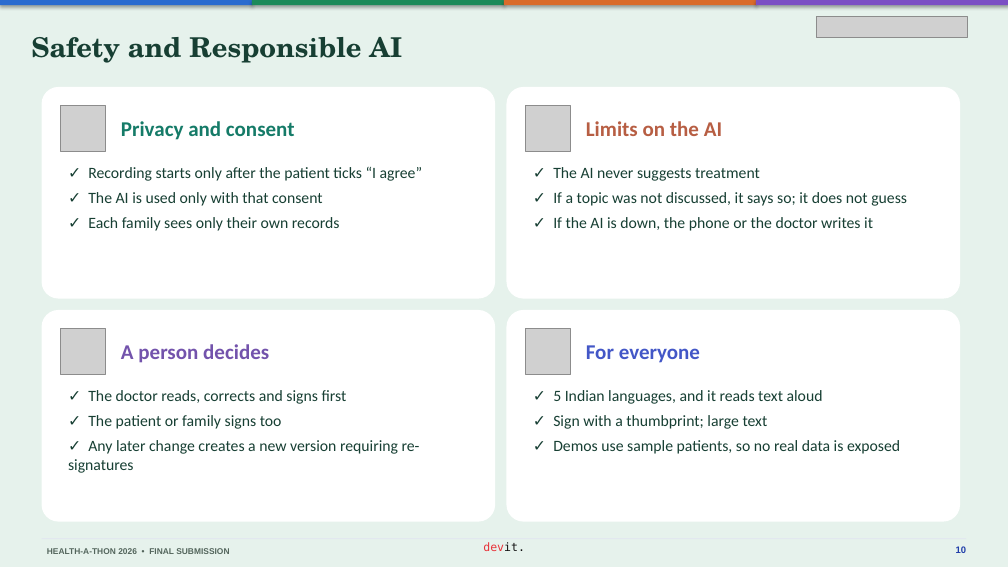
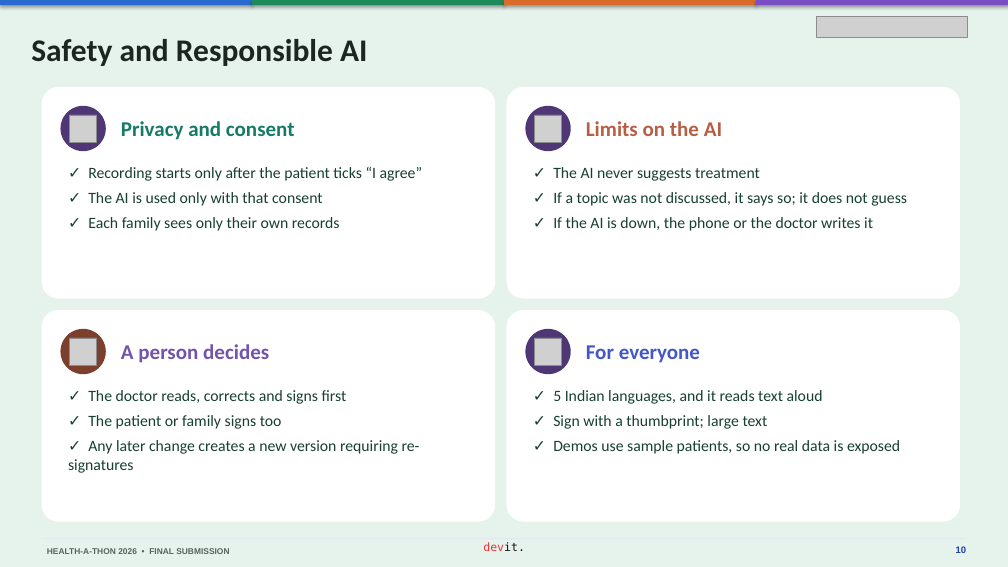
Before and after one commit to basithladdu/healthathon, a slide deck: slide 10 of output/final-submission/Sahara-Final-Presentation.pptx. Drawn at 1008x567 pixels with LibreOffice and Linux fonts; fonts in the diff are those of the drawing; grey boxes stand for pictures. Boxes give left, top, right and bottom in pixels: in the first picture for what was removed or moved away, otherwise in the second. Text is boxed around its words. In the diff, an @@ line names an element or a change of style, - is before the commit and + after.

```diff
--- a/output/final-submission/Sahara-Final-Presentation.pptx
+++ b/output/final-submission/Sahara-Final-Presentation.pptx
@@ text "Safety and Responsible AI" at [31, 39, 367, 66]: size 26 to 30 pt, font TeX Gyre Schola to Calibri, text colour #173F33 to #1B2621 @@
@@ picture removed at [60, 106, 106, 151] @@
@@ ellipse added at [60, 106, 106, 151], fill #4E3774 @@
@@ picture added at [70, 115, 97, 142] @@
@@ picture removed at [526, 106, 571, 151] @@
@@ ellipse added at [526, 106, 571, 151], fill #4E3774 @@
@@ picture added at [535, 115, 562, 142] @@
@@ picture removed at [60, 329, 106, 374] @@
@@ ellipse added at [60, 329, 106, 374], fill #7C3F2D @@
@@ picture removed at [526, 329, 571, 374] @@
@@ ellipse added at [526, 329, 571, 374], fill #4E3774 @@
@@ picture added at [70, 338, 97, 365] @@
@@ picture added at [535, 338, 562, 365] @@
```
Also in this commit, not shown: 12 other slides changed, 3 other files.
